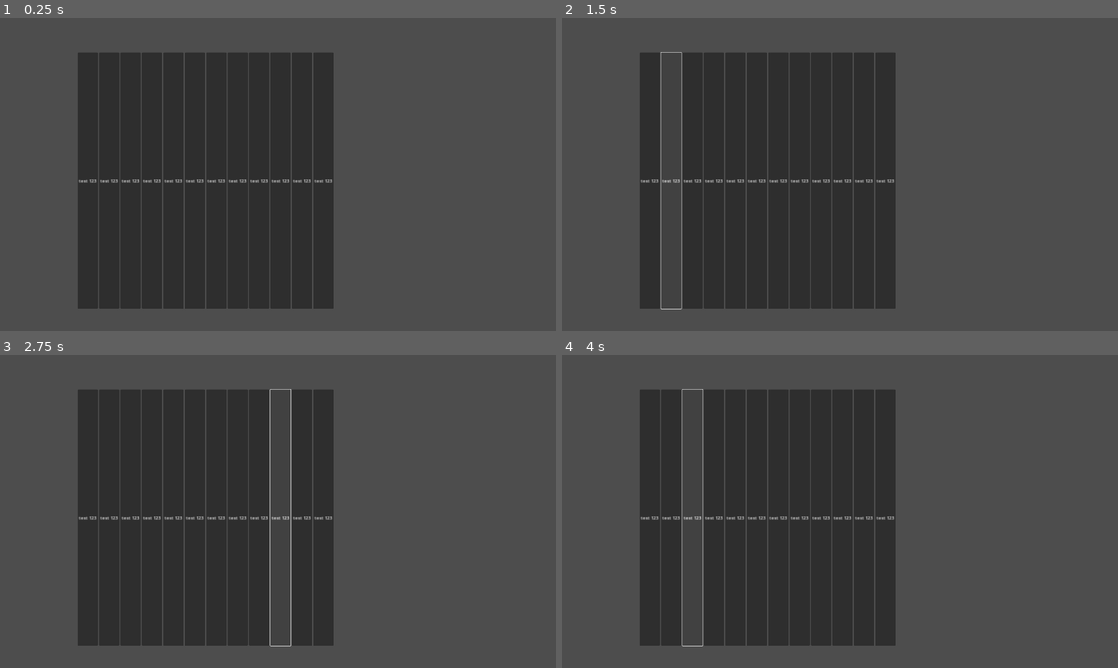
Above: before the commit, frames 1-4 (two rows, left to right).
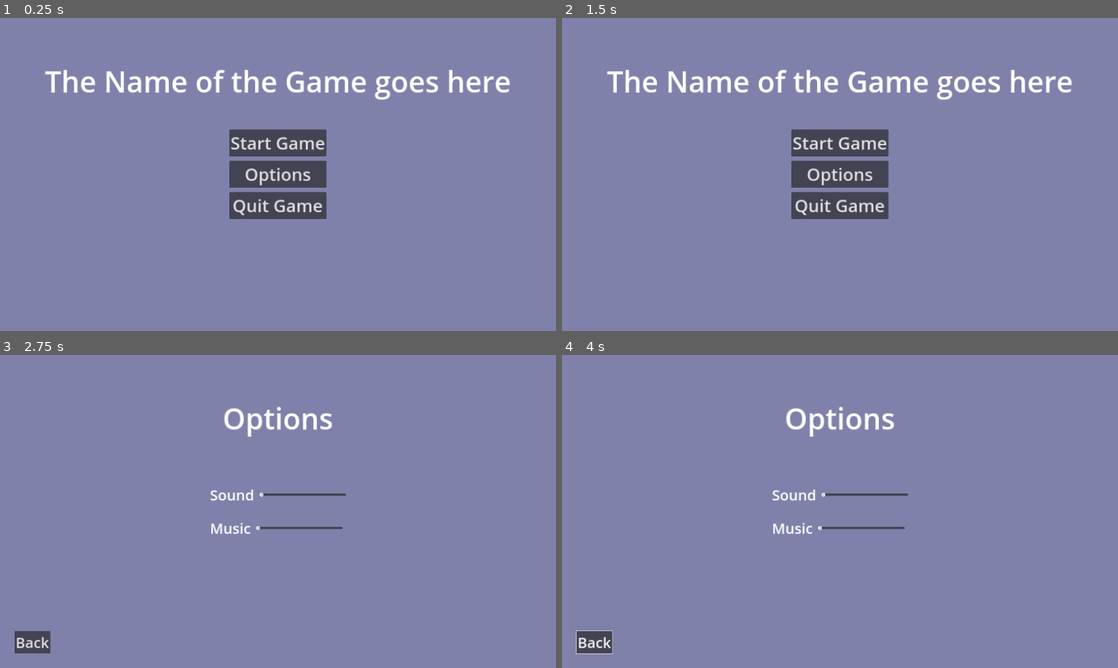
Above: after the commit, the same moments.

Repository: BujarMuharemi/game-jam-7
Game: Godot game, scene res://main_scene/game_manager/game_manager.tscn
The game is run twice, just before and just after one commit, with the same random seed, the same clock (stepped at 60 frames per second) and the same inputs. Before the commit the project starts from res://main_scene/main_scene.tscn.
Inputs (mouse positions are in pixels of both pictures, inside the frame that each line leads up to):
- Up to frame 1 (0.25 s): no input
- Up to frame 2 (1.5 s): click (650, 180) at 0.5 s, where only the run before the commit has a clickable "test 123"; click (673, 180) at 1.25 s, where only the run before the commit has a clickable "test 123"
- Up to frame 3 (2.75 s): click (278, 511) at 2 s, where only the run after the commit has a clickable "Options"
- Up to frame 4 (4 s): click (595, 642) at 2.75 s, where only the run after the commit has a clickable "Back"; click (689, 517) at 3.5 s, where only the run before the commit has a clickable "test 123"

The runs differ from the first frame. In frame 1, 100% of the frame differs, in the area x 0-100%, y 0-100%; in frame 2, 100%; in frame 3, 100%; in frame 4, 100%.

Commit message:
added basics for scene loading

Diff:
--- /dev/null
+++ b/UI/options_scene/options_scene.gd
@@ -0,0 +1,7 @@
+extends Control
+
+signal back_from_options_pressed
+
+
+func _on_back_button_pressed():
+	back_from_options_pressed.emit()
--- a/UI/options_scene/options_scene.tscn
+++ b/UI/options_scene/options_scene.tscn
@@ -1,15 +1,18 @@
-[gd_scene load_steps=2 format=3 uid="uid://dd3hbk4vuabt0"]
+[gd_scene load_steps=3 format=3 uid="uid://dd3hbk4vuabt0"]
+
+[ext_resource type="Script" path="res://UI/options_scene/options_scene.gd" id="1_iniri"]
 
 [sub_resource type="StyleBoxFlat" id="StyleBoxFlat_tbtx1"]
 bg_color = Color(0.686275, 0.694118, 1, 0.52549)
 
-[node name="pause_scene" type="Control"]
+[node name="options_scene" type="Control"]
 layout_mode = 3
 anchors_preset = 15
 anchor_right = 1.0
 anchor_bottom = 1.0
 grow_horizontal = 2
 grow_vertical = 2
+script = ExtResource("1_iniri")
 
 [node name="MarginContainer" type="MarginContainer" parent="."]
 layout_mode = 1
@@ -93,3 +96,5 @@
 layout_mode = 2
 theme_override_font_sizes/font_size = 50
 text = "Back"
+
+[connection signal="pressed" from="MarginContainer/GameNameGroup2/MarginContainer/Button" to="." method="_on_back_button_pressed"]
--- /dev/null
+++ b/UI/start_scene/start_scene.gd
@@ -0,0 +1,12 @@
+extends Control
+
+signal start_game_pressed
+signal options_pressed
+
+
+func _on_start_game_button_pressed():
+	start_game_pressed.emit()
+
+
+func _on_options_button_pressed():
+	options_pressed.emit()
--- a/UI/start_scene/start_scene.tscn
+++ b/UI/start_scene/start_scene.tscn
@@ -1,4 +1,6 @@
-[gd_scene load_steps=2 format=3 uid="uid://cfk6vtwnykqyx"]
+[gd_scene load_steps=3 format=3 uid="uid://cfk6vtwnykqyx"]
+
+[ext_resource type="Script" path="res://UI/start_scene/start_scene.gd" id="1_pv58u"]
 
 [sub_resource type="StyleBoxFlat" id="StyleBoxFlat_tbtx1"]
 bg_color = Color(0.686275, 0.694118, 1, 0.52549)
@@ -10,6 +12,7 @@
 anchor_bottom = 1.0
 grow_horizontal = 2
 grow_vertical = 2
+script = ExtResource("1_pv58u")
 
 [node name="MarginContainer" type="MarginContainer" parent="."]
 layout_mode = 1
@@ -66,3 +69,6 @@
 layout_mode = 2
 theme_override_font_sizes/font_size = 60
 text = "Quit Game"
+
+[connection signal="pressed" from="MarginContainer/ButtonGroup/StartGameButton" to="." method="_on_start_game_button_pressed"]
+[connection signal="pressed" from="MarginContainer/ButtonGroup/OptionsButton" to="." method="_on_options_button_pressed"]
--- /dev/null
+++ b/main_scene/game_manager/game_manager.gd
@@ -0,0 +1,49 @@
+extends Node
+
+# https://docs.godotengine.org/en/stable/tutorials/io/background_loading.html
+
+var start_scene
+var options_scene
+## TODO: create independent btns which can be resued in all scenes !
+#TODO: make the options start etc just by showing and hiding stuff..avoid load of scenens and a lot of state managment
+
+func _ready():
+	options_scene = ResourceLoader.load("res://UI/options_scene/options_scene.tscn")
+	var option = options_scene.instantiate()
+	add_child(option)
+	print(option)
+	option.back_from_options_pressed.connect(back_from_option)
+	option.visible = false
+
+	start_scene = get_node("start_scene")
+	start_scene.start_game_pressed.connect(start_game)
+	start_scene.options_pressed.connect(show_options)
+
+
+func start_game():
+	print("game started")
+	var main_scene = ResourceLoader.load("res://main_scene/main_scene.tscn")
+	var main = main_scene.instantiate()
+
+	# removing start scene and adding the main scene
+	start_scene.queue_free()
+	add_child(main)
+
+func show_options():
+	var option_scene = ResourceLoader.load("res://UI/options_scene/options_scene.tscn")
+	var option = option_scene.instantiate()
+
+	# removing start scene and adding the main scene
+	start_scene.queue_free()
+	add_child(option)
+
+func back_from_option():
+	#var start_scene = ResourceLoader.load("res://UI/start_scene/start_scene.gd")
+	#var start = start_scene.instantiate()
+
+	get_node("options_scene").queue_free()
+	#add_child(start)
+
+# Called every frame. 'delta' is the elapsed time since the previous frame.
+func _process(delta):
+	pass
--- /dev/null
+++ b/main_scene/game_manager/game_manager.tscn
@@ -0,0 +1,19 @@
+[gd_scene load_steps=5 format=3 uid="uid://iafij1qqvsgg"]
+
+[ext_resource type="Script" path="res://main_scene/game_manager/game_manager.gd" id="1_g2v3r"]
+[ext_resource type="PackedScene" uid="uid://cfk6vtwnykqyx" path="res://UI/start_scene/start_scene.tscn" id="2_vo6vr"]
+[ext_resource type="PackedScene" uid="uid://dd3hbk4vuabt0" path="res://UI/options_scene/options_scene.tscn" id="3_jsqs1"]
+[ext_resource type="PackedScene" uid="uid://bpnuxiq0v5mj8" path="res://UI/pause_scene/pause_scene.tscn" id="4_7xtkn"]
+
+[node name="GameManager" type="Node"]
+script = ExtResource("1_g2v3r")
+
+[node name="start_scene" parent="." instance=ExtResource("2_vo6vr")]
+size_flags_horizontal = 4
+size_flags_vertical = 4
+
+[node name="options_scene" parent="." instance=ExtResource("3_jsqs1")]
+visible = false
+
+[node name="pause_scene" parent="." instance=ExtResource("4_7xtkn")]
+visible = false
--- a/main_scene/main_scene.tscn
+++ b/main_scene/main_scene.tscn
@@ -2,73 +2,9 @@
 
 [node name="MainScene" type="Node2D"]
 
-[node name="AspectRatioContainer" type="AspectRatioContainer" parent="."]
-layout_direction = 2
-anchors_preset = 15
-anchor_right = 1.0
-anchor_bottom = 1.0
-offset_left = 268.0
-offset_top = 545.0
-offset_right = 1152.0
-offset_bottom = 576.0
-grow_horizontal = 2
-grow_vertical = 2
-stretch_mode = 0
-
-[node name="HBoxContainer3" type="HBoxContainer" parent="AspectRatioContainer"]
-layout_mode = 2
-size_flags_horizontal = 4
-
-[node name="HBoxContainer2" type="HBoxContainer" parent="AspectRatioContainer/HBoxContainer3"]
-layout_mode = 2
-
-[node name="Button" type="Button" parent="AspectRatioContainer/HBoxContainer3/HBoxContainer2"]
-layout_mode = 2
-text = "test 123"
-
-[node name="Button2" type="Button" parent="AspectRatioContainer/HBoxContainer3/HBoxContainer2"]
-layout_mode = 2
-text = "test 123"
-
-[node name="Button3" type="Button" parent="AspectRatioContainer/HBoxContainer3/HBoxContainer2"]
-layout_mode = 2
-text = "test 123"
-
-[node name="Button4" type="Button" parent="AspectRatioContainer/HBoxContainer3/HBoxContainer2"]
-layout_mode = 2
-text = "test 123"
-
-[node name="Button5" type="Button" parent="AspectRatioContainer/HBoxContainer3/HBoxContainer2"]
-layout_mode = 2
-text = "test 123"
-
-[node name="Button6" type="Button" parent="AspectRatioContainer/HBoxContainer3/HBoxContainer2"]
-layout_mode = 2
-text = "test 123"
-
-[node name="HBoxContainer" type="HBoxContainer" parent="AspectRatioContainer/HBoxContainer3"]
-layout_mode = 2
-
-[node name="Button" type="Button" parent="AspectRatioContainer/HBoxContainer3/HBoxContainer"]
-layout_mode = 2
-text = "test 123"
-
-[node name="Button2" type="Button" parent="AspectRatioContainer/HBoxContainer3/HBoxContainer"]
-layout_mode = 2
-text = "test 123"
-
-[node name="Button3" type="Button" parent="AspectRatioContainer/HBoxContainer3/HBoxContainer"]
-layout_mode = 2
-text = "test 123"
-
-[node name="Button4" type="Button" parent="AspectRatioContainer/HBoxContainer3/HBoxContainer"]
-layout_mode = 2
-text = "test 123"
-
-[node name="Button5" type="Button" parent="AspectRatioContainer/HBoxContainer3/HBoxContainer"]
-layout_mode = 2
-text = "test 123"
-
-[node name="Button6" type="Button" parent="AspectRatioContainer/HBoxContainer3/HBoxContainer"]
-layout_mode = 2
-text = "test 123"
+[node name="Label" type="Label" parent="."]
+offset_left = 823.0
+offset_top = 499.0
+offset_right = 1074.0
+offset_bottom = 525.0
+text = "here comes the rest of the game"
--- a/project.godot
+++ b/project.godot
@@ -11,7 +11,7 @@
 [application]
 
 config/name="Game-jam-7"
-run/main_scene="res://main_scene/main_scene.tscn"
+run/main_scene="res://main_scene/game_manager/game_manager.tscn"
 config/features=PackedStringArray("4.1", "GL Compatibility")
 
 [display]
Not shown, changed: game_world/info.md
